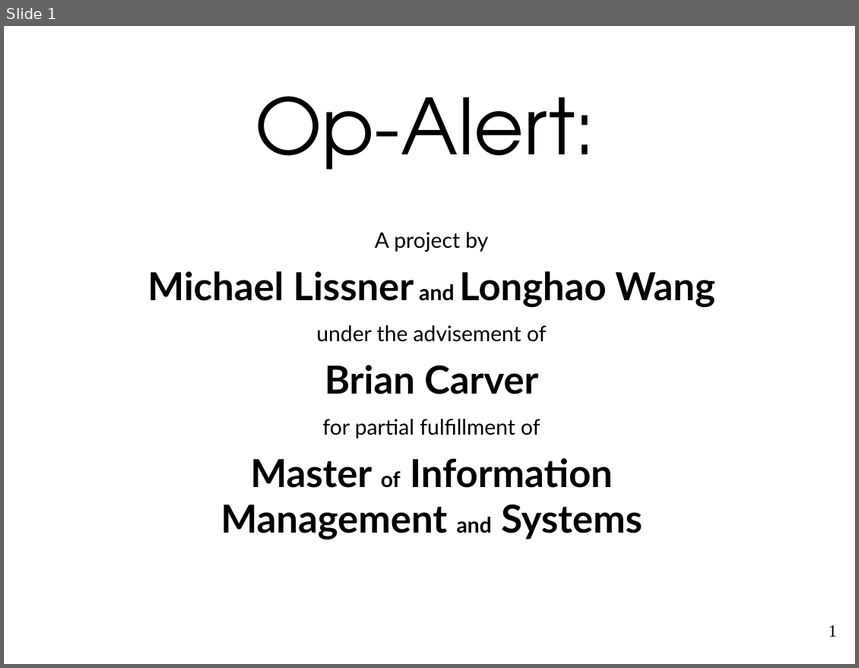
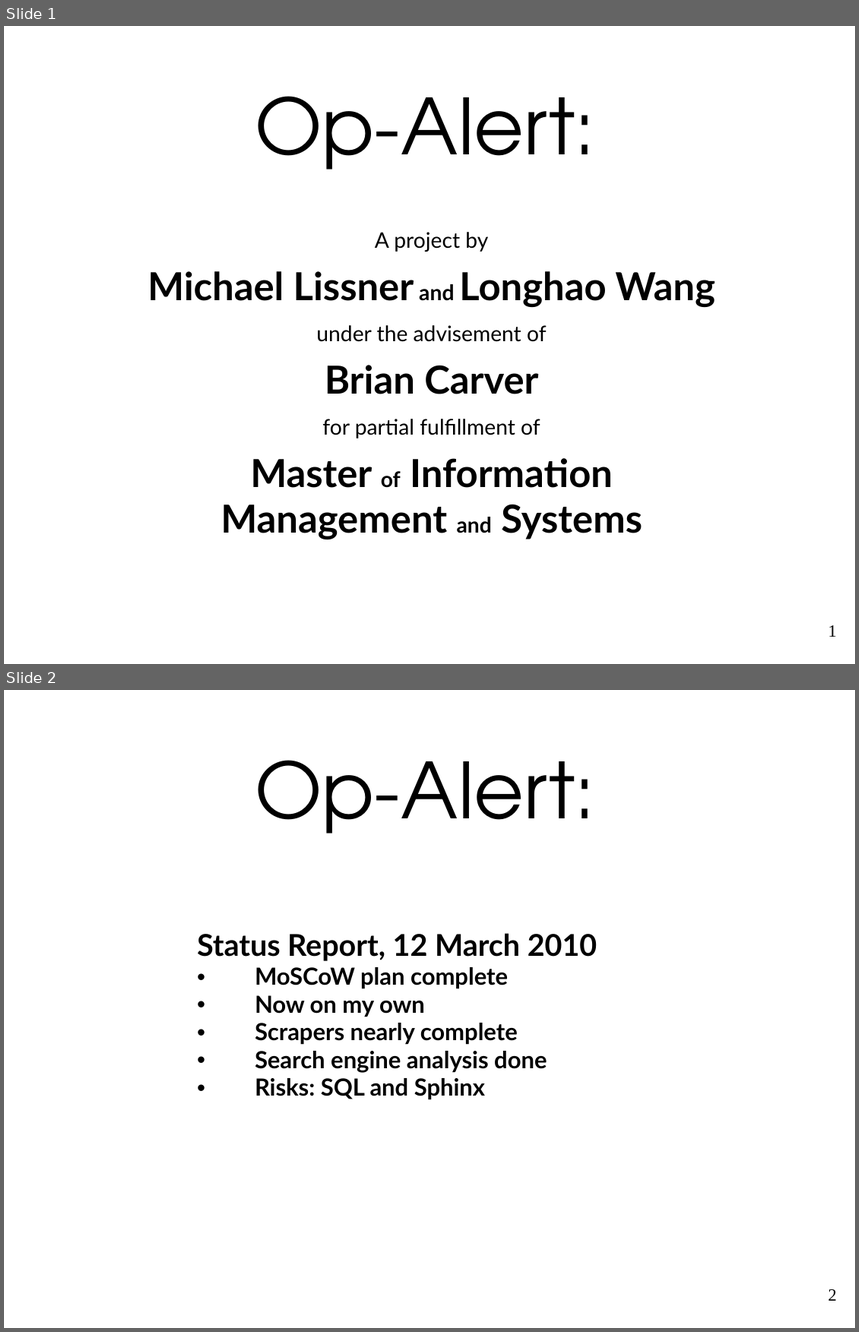
Before and after one commit to freelawproject/courtlistener, a slide deck: Presentations/General Presentation, Op-Alert, 2010-01-27.ppt. Shown one above the other, each under a label of ours: slide 1 before the commit, slides 1 and 2 after it. The pictures are 859x668 and 859x1332 pixels, drawn with LibreOffice and Linux fonts; fonts in the diff are those of the drawing. Boxes give left, top, right and bottom in pixels: in the first picture for what was removed or moved away, otherwise in the second. Text is boxed around its words. In the diff, an @@ line names an element or a change of style, - is before the commit and + after.

```diff
--- a/Presentations/General Presentation, Op-Alert, 2010-01-27.ppt
+++ b/Presentations/General Presentation, Op-Alert, 2010-01-27.ppt
@@ slide 2 added at <box>4,690,855,1328</box>, background #FFFFFF @@
@@ title added at <box>255,760,596,834</box>, 72 pt, text #000000 @@
+Op-Alert:
@@ subtitle added at <box>197,933,598,1100</box>, 22 pt, text #000000, bold @@
+Status Report, 12 March 2010
+• MoSCoW plan complete
+• Now on my own
+• Scrapers nearly complete
+• Search engine analysis done
+• Risks: SQL and Sphinx
@@ page number added at <box>829,1290,837,1301</box>, 16 pt, text #000000 @@
+2
```
Also in this commit, not shown: 2 other files.
